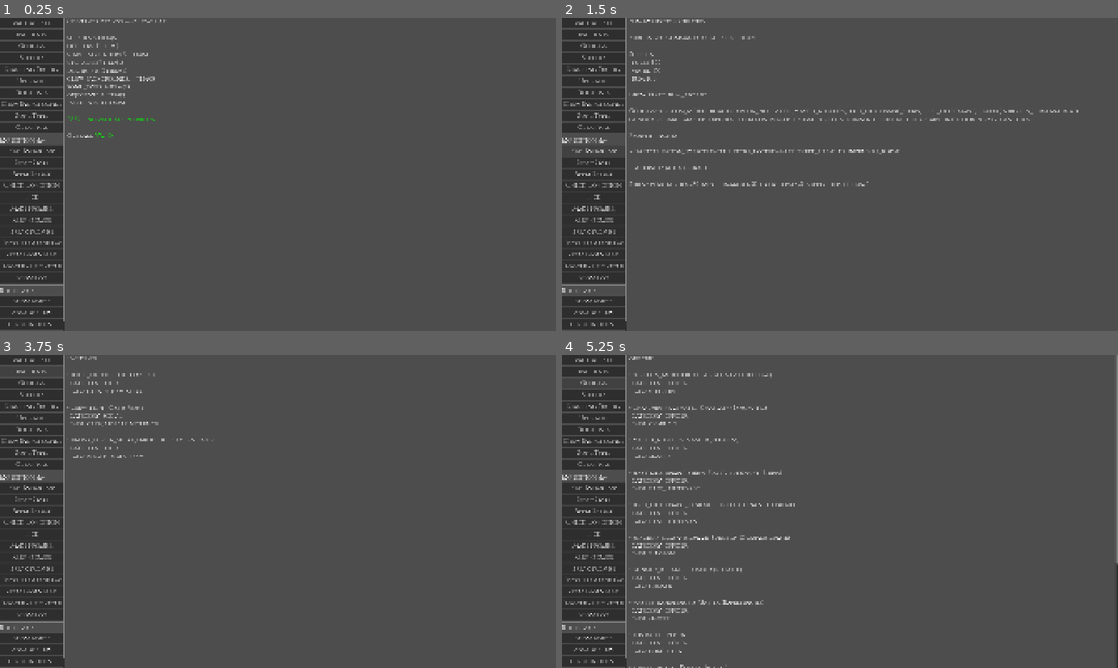
Above: before the commit, frames 1-4 (two rows, left to right).
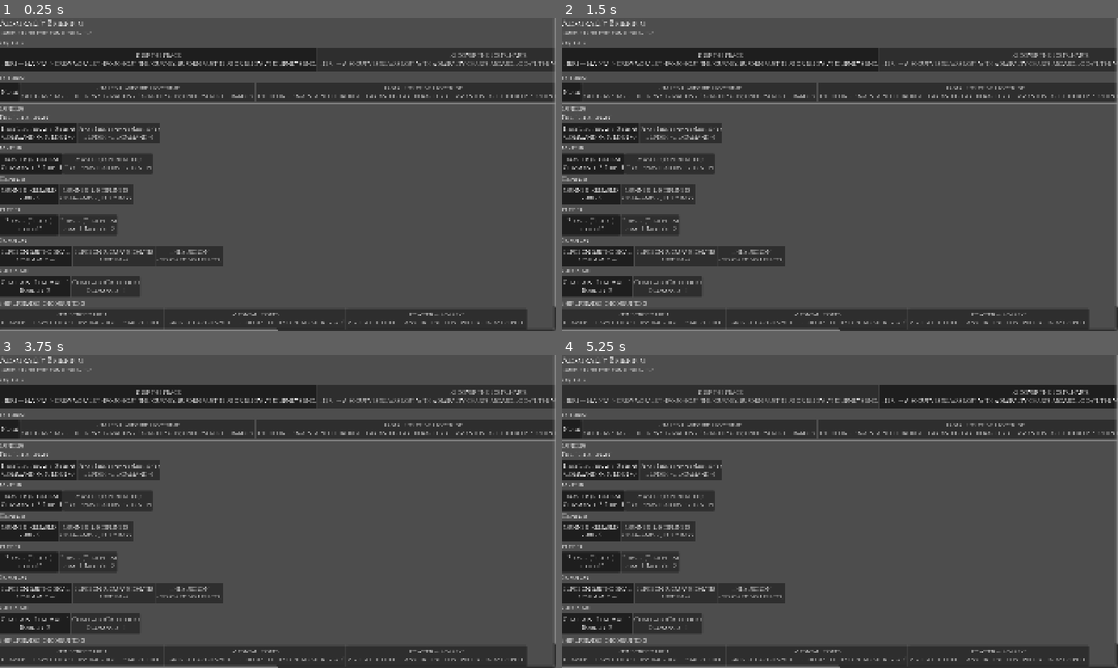
Above: after the commit, the same moments.

Repository: mcgrj/deadreckoning
Game: Godot game, scene res://src/ui/PreparationScene.tscn
Same seed, same stepped clock (60 frames per second), same inputs: the game is played once before the commit and once after it. Before the commit the project starts from res://test/ContentDebugScene.tscn.
Inputs (mouse positions are in pixels of both pictures, inside the frame that each line leads up to):
- Up to frame 1 (0.25 s): no input
- Up to frame 2 (1.5 s): click (595, 149) at 0.5 s, where only the run before the commit has a clickable "New Expedition"; click (595, 149) at 1.25 s, where only the run before the commit has a clickable "New Expedition"
- Up to frame 3 (3.75 s): click (33, 361) at 2 s, where only the run before the commit has a clickable "Validate All"; click (161, 395) at 2.75 s, where only the run after the commit has a clickable "Keep the Peace Tier 1 — Maint…"; click (33, 370) at 3.5 s, where only the run before the commit has a clickable "Incidents"
- Up to frame 4 (5.25 s): click (1051, 395) at 4.25 s, where only the run after the commit has a clickable "Recover the Lost Charts Tier …"; click (595, 383) at 5 s, where only the run before the commit has a clickable "Officers"

The runs differ from the first frame. In frame 1, 29% of the frame differs, in the area x 0-100%, y 0-100%; in frame 2, 30%; in frame 3, 29%; in frame 4, 30%.

Commit message:
feat(stage6a): wire PreparationScene as main scene, complete Stage6ATest
- Set run/main_scene to res://src/ui/PreparationScene.tscn in project.godot
- Add two final tests to Stage6ATest: difficulty formula (30) and
  record_objective_complete, bringing suite to 30 passed / 0 failed
- Fix type-inference parse errors in PreparationScene.gd and RunEndScene.gd
  (untyped load().instantiate() calls now use explicit Node annotation)
- Use load()+call() in test to avoid class_name circular dependency at
  parse time when referencing RunEndScene from the test script

Co-Authored-By: Claude Sonnet 4.6 <noreply@anthropic.com>

Diff:
--- a/game/project.godot
+++ b/game/project.godot
@@ -11,7 +11,7 @@
 [application]
 
 config/name="Dead Reckoning"
-run/main_scene="res://test/ContentDebugScene.tscn"
+run/main_scene="res://src/ui/PreparationScene.tscn"
 config/features=PackedStringArray("4.6", "Mobile")
 config/icon="res://icon.svg"
 
--- a/game/src/ui/PreparationScene.gd
+++ b/game/src/ui/PreparationScene.gd
@@ -263,7 +263,7 @@
 	}
 	SaveManager.pending_run_config = config
 
-	var run_scene := load("res://src/ui/RunScene.tscn").instantiate()
+	var run_scene: Node = load("res://src/ui/RunScene.tscn").instantiate()
 	var old_scene := get_tree().current_scene
 	get_tree().root.add_child(run_scene)
 	get_tree().current_scene = run_scene
--- a/game/src/ui/RunEndScene.gd
+++ b/game/src/ui/RunEndScene.gd
@@ -130,7 +130,7 @@
 
 
 func _on_return() -> void:
-	var prep_scene := load("res://src/ui/PreparationScene.tscn").instantiate()
+	var prep_scene: Node = load("res://src/ui/PreparationScene.tscn").instantiate()
 	var old_scene := get_tree().current_scene
 	get_tree().root.add_child(prep_scene)
 	get_tree().current_scene = prep_scene
--- a/game/test/Stage6ATest.gd
+++ b/game/test/Stage6ATest.gd
@@ -26,6 +26,8 @@
 	_test_mutiny_trigger()
 	_test_no_run_end_healthy_state()
 	_test_suppress_dissent_mitigation()
+	_test_run_end_scene_difficulty_formula()
+	_test_progression_objective_complete()
 	_finish()
 
 
@@ -159,3 +161,35 @@
 	# Verify the suppress_dissent standing order was present when the check ran
 	# by confirming run ended (not stuck in infinite loop)
 	check(state.run_end_reason != "", "run eventually ends with suppress_dissent active")
+
+
+func _test_run_end_scene_difficulty_formula() -> void:
+	print("-- RunEndScene difficulty formula --")
+	var state := ExpeditionState.new()
+	state.stress_indicators = {
+		"peak_burden": 60,
+		"min_command": 40,
+		"crew_losses": 2,
+		"supply_depletions": 1,
+	}
+	# score = (60*0.3) + ((100-40)*0.3) + (2*5) + (1*3)
+	#       = 18 + 18 + 10 + 3 = 49
+	state.run_end_reason = "completed"
+	state.active_objective_id = ""
+	var RunEndSceneClass: GDScript = load("res://src/ui/RunEndScene.gd")
+	var scene: Node = RunEndSceneClass.new()
+	scene.set("final_state", state)
+	# Call _compute_difficulty_score directly
+	var score: int = scene.call("_compute_difficulty_score")
+	check(score == 49, "difficulty formula: expected 49 got %d" % score)
+	scene.free()
+
+
+func _test_progression_objective_complete() -> void:
+	print("-- record_objective_complete --")
+	SaveManager.record_objective_complete("survey_strange_shore", "test_slot2")
+	var p := SaveManager.load_progression("test_slot2")
+	check("survey_strange_shore" in p.completed_objective_ids,
+		"completed_objective_ids contains survey_strange_shore")
+	# Clean up
+	DirAccess.remove_absolute(GameConstants.SAVE_DIR + "test_slot2/progression.tres")
